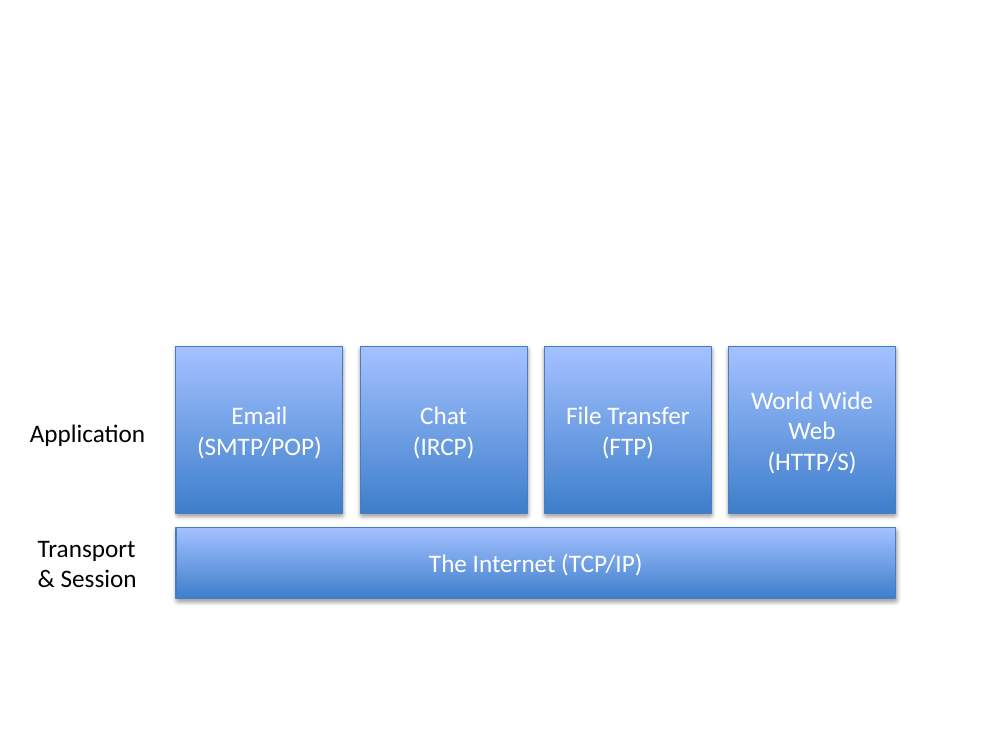
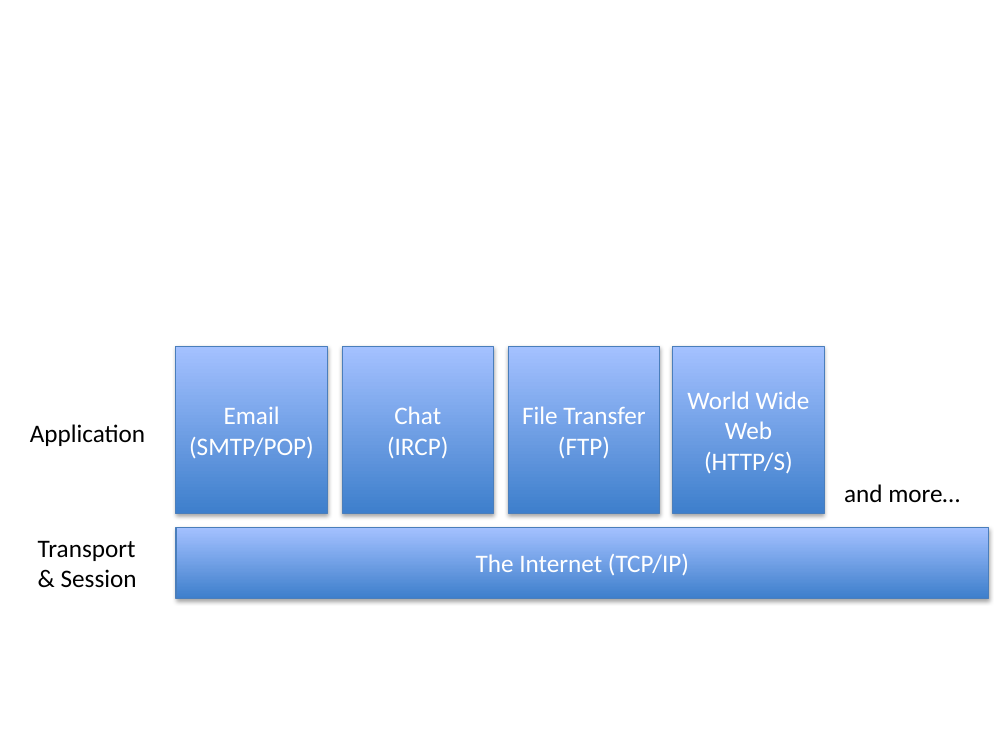
Before and after one commit to XavierByrd/info343-stearns, a slide deck: slide 1 of slides/howwebworks/img/diagrams.pptx. Drawn at 1008x756 pixels with LibreOffice and Linux fonts; fonts in the diff are those of the drawing. Boxes give left, top, right and bottom in pixels: in the first picture for what was removed or moved away, otherwise in the second. Text is boxed around its words. In the diff, an @@ line names an element or a change of style, - is before the commit and + after.

Commit message:
updates to slides for first day

```diff
--- a/slides/howwebworks/img/diagrams.pptx
+++ b/slides/howwebworks/img/diagrams.pptx
@@ rectangle "Email" resized from (x1=176, y1=347, x2=344, y2=514) to (x1=176, y1=347, x2=328, y2=514) @@
@@ rectangle "Chat" resized from (x1=360, y1=347, x2=527, y2=514) to (x1=342, y1=347, x2=493, y2=514) @@
@@ rectangle "File Transfer" resized from (x1=544, y1=347, x2=712, y2=514) to (x1=508, y1=347, x2=659, y2=514) @@
@@ rectangle "World Wide Web" resized from (x1=729, y1=347, x2=896, y2=514) to (x1=673, y1=347, x2=825, y2=514) @@
@@ text added at (x1=844, y1=484, x2=960, y2=503), 18 pt, text #000000 @@
+and more…
@@ rectangle "The Internet (TCP/IP)" resized from (x1=176, y1=527, x2=896, y2=599) to (x1=176, y1=527, x2=989, y2=599) @@
```
Also in this commit, not shown: 4 other files.
